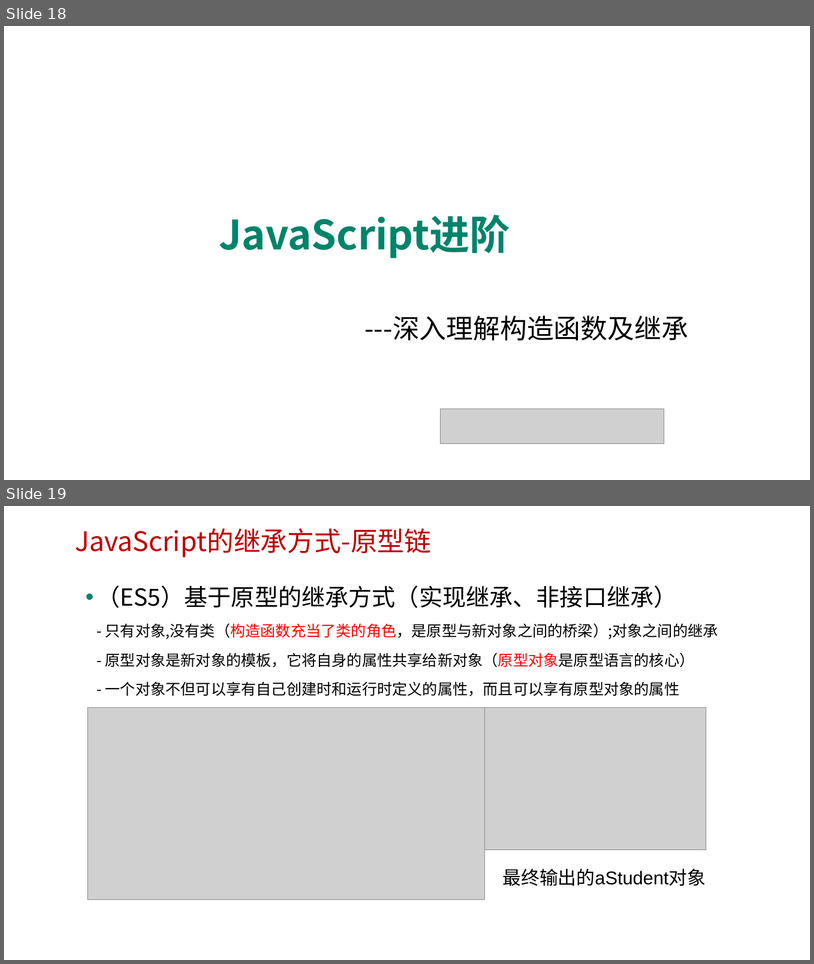
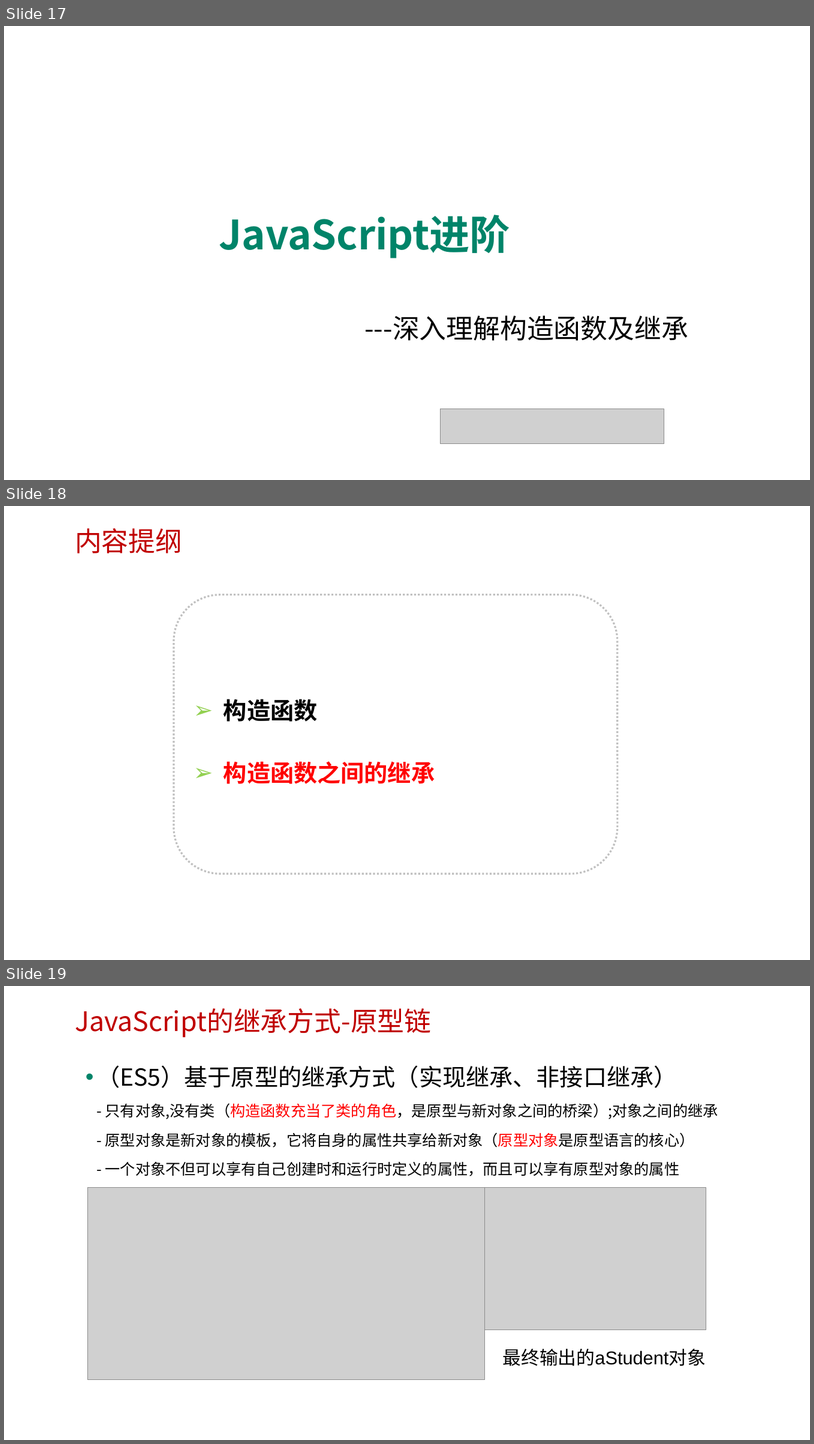
Before and after one commit to edu2act/course-javascript-advanced, a slide deck: 课程PPT/07.JavaScript面向对象编程 一.pptx. Shown one above the other, each under a label of ours: slides 18 and 19 before the commit, slides 17, 18 and 19 after it. The pictures are 814x964 and 814x1444 pixels, drawn with LibreOffice and Linux fonts; fonts in the diff are those of the drawing; grey boxes stand for pictures; background and template pictures are left out. Boxes give left, top, right and bottom in pixels: in the first picture for what was removed or moved away, otherwise in the second. Text is boxed around its words. In the diff, an @@ line names an element or a change of style, - is before the commit and + after.

```diff
--- a/课程PPT/07.JavaScript面向对象编程 一.pptx
+++ b/课程PPT/07.JavaScript面向对象编程 一.pptx
@@ slide 18 added at [4,506,810,960], background picture (left out) @@
@@ text added at [75,528,182,553], 32 pt, text #C00000 @@
+内容提纲
@@ rounded rectangle added at [174,595,618,874], outline #C0C0C0 2.25 pt dashed, 28 pt, text #FF0000, bold @@
+➢ 构造函数
+➢ 构造函数之间的继承
@@ what was slide 18 is now slide 17 @@
```
Also in this commit, not shown: 4 slides changed, 1 slide removed, 5 other files.
